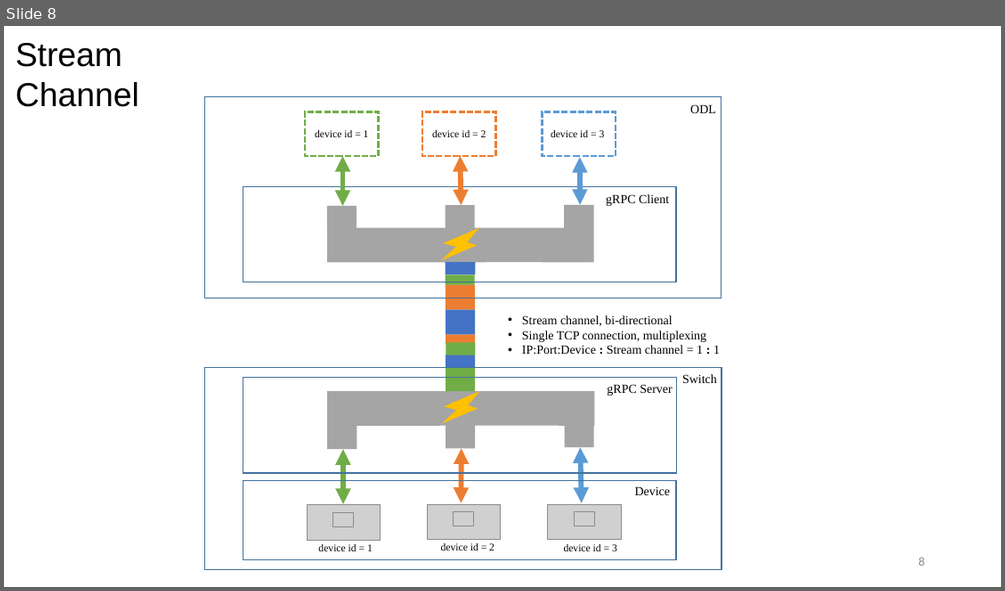
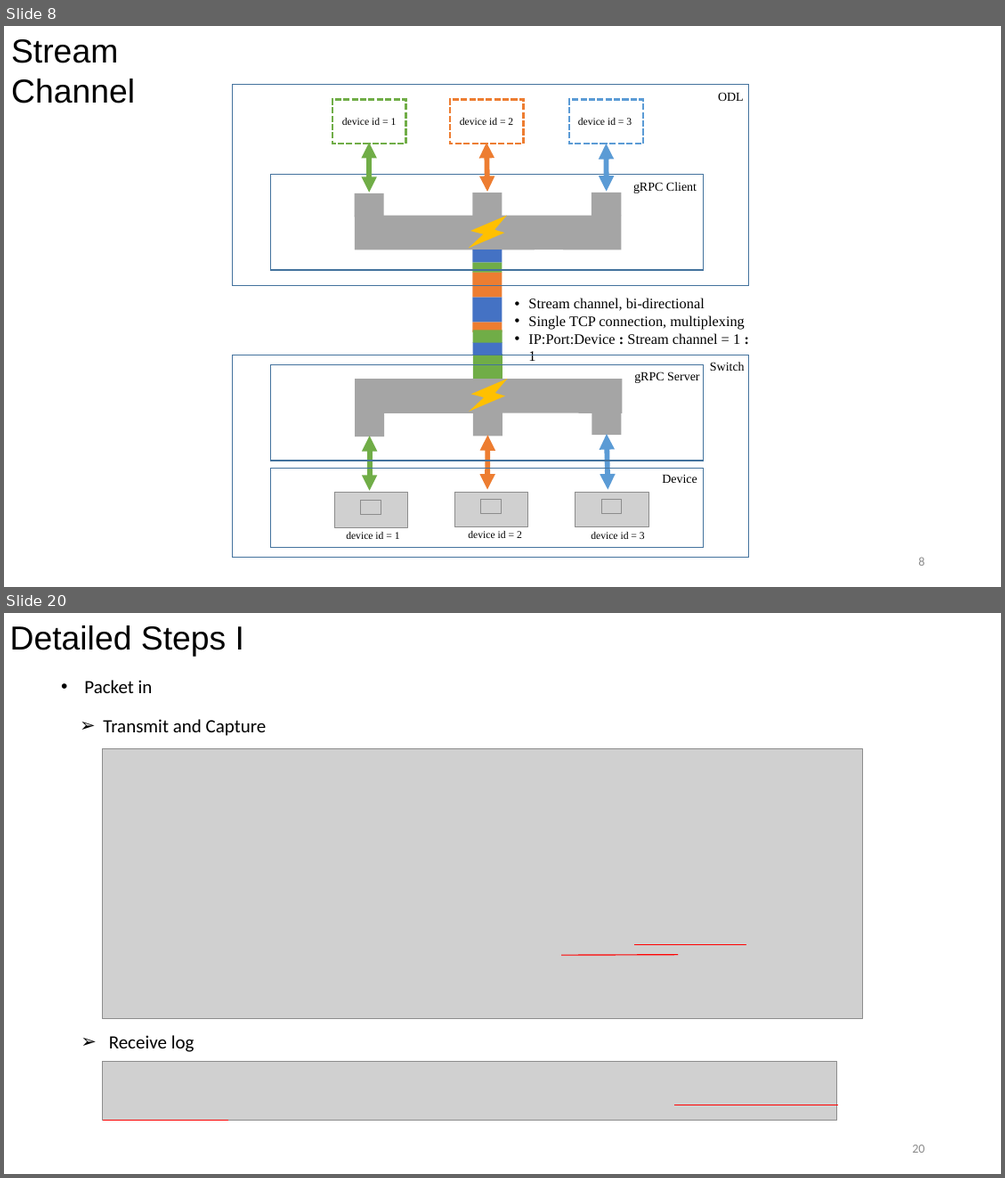
Before and after one commit to dingrui37/resources, a slide deck: ODL+P4 GNTC.pptx. Shown one above the other, each under a label of ours: slide 8 before the commit, slides 8 and 20 after it; the slides between them are not shown. The pictures are 1005x591 and 1005x1178 pixels, drawn with LibreOffice and Linux fonts; fonts in the diff are those of the drawing; grey boxes stand for pictures; background and template pictures are left out. Boxes give left, top, right and bottom in pixels: in the first picture for what was removed or moved away, otherwise in the second. Text is boxed around its words. In the diff, an @@ line names an element or a change of style, - is before the commit and + after.

```diff
--- a/ODL+P4 GNTC.pptx
+++ b/ODL+P4 GNTC.pptx
@@ slide 20 added at (4,613,1001,1174), background #FFFFFF @@
@@ text added at (10,625,244,656), 32 pt, text #000000 @@
+Detailed Steps I
@@ text added at (84,680,153,693), 18 pt, text #000000 @@
+• Packet in
@@ text added at (103,719,267,736), 18 pt, text #000000 @@
+➢ Transmit and Capture
@@ picture added at (102,749,863,1018) @@
@@ line added from (561, 955) to (679, 955), #FF0000 1 pt @@
@@ line added from (634, 944) to (746, 944), #FF0000 1 pt @@
@@ text added at (109,1035,194,1052), 18 pt, text #000000 @@
+➢ Receive log
@@ picture added at (102,1061,836,1120) @@
@@ line added from (675, 1104) to (838, 1104), #FF0000 1 pt @@
@@ line added from (103, 1120) to (228, 1120), #FF0000 1 pt @@
@@ page number added at (912,1144,924,1152), 12 pt, text #8C8C8C @@
+20
@@ slide 8 changed as well @@
@@ text "Stream Channel": place and size @@
-text "Stream Channel" at (16,43,139,107)
+text "Stream Channel" at (11,39,135,103)
@@ 22 rectangles, 8 texts, 6 pictures, 6 double arrows, 4 freeform shapes: place and size @@
-22 rectangles, 8 texts, 6 pictures, 6 double arrows, 4 freeform shapes at (205,96,722,570)
+22 rectangles, 8 texts, 6 pictures, 6 double arrows, 4 freeform shapes at (232,85,749,557)
@@ text "Stream channel, bi-directional": place and size @@
-text "Stream channel, bi-directional" at (522,315,720,354)
+text "Stream channel, bi-directional" at (528,297,744,361)
@@ text "Stream channel, bi-directional" at (528,297,744,361): size 12 to 14 pt @@
```
Also in this commit, not shown: 9 other slides changed, 11 other slides added, 1 slide removed.
